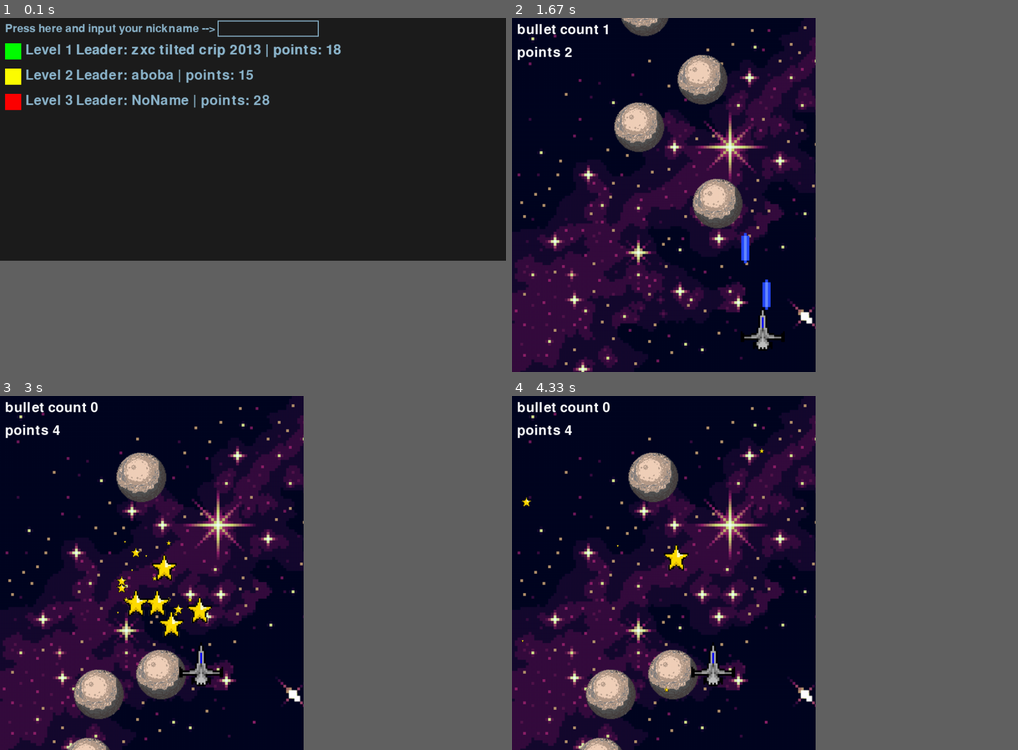
Above: before the commit, frames 1-4 (two rows, left to right).
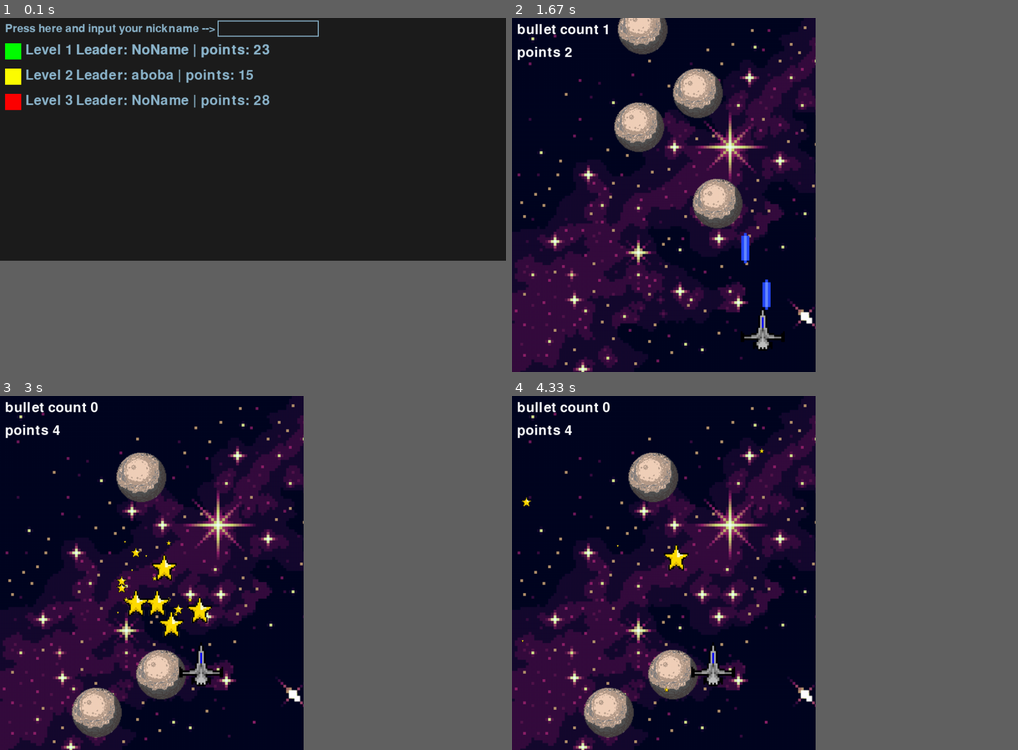
Above: after the commit, the same moments.

Repository: Igortopchik229/pygame-project
Game: pygame game, started from main.py
Two runs of this game, one before a commit and one after it. Both use one fixed random seed, a clock stepped at 60 frames per second and the inputs below.
Inputs (mouse positions are in pixels of both pictures, inside the frame that each line leads up to):
- Up to frame 1 (0.1 s): no input
- Up to frame 2 (1.67 s): click (527, 49) at 0.38 s; tap Space at 0.67, 1.07, 1.37, 1.62 s; hold Right 1-1.47 s; hold Up from 1.55 s (still down)
- Up to frame 3 (3 s): release Up at 1.85 s; hold Right 1.88-2.35 s; tap Space at 1.95, 2.25, 2.45, 2.75 s; hold Left 2.38-2.92 s
- Up to frame 4 (4.33 s): no input

The runs differ from the first frame. In frame 1, 0.7% of the frame differs, in the area x 26-68%, y 7-12%; in frame 2, 2.1%, in the area x 20-43%, y 0-29%; in frame 3, 1.7%; in frame 4, 1.7%.

Commit message:
ready + comments

Diff:
--- a/main.py
+++ b/main.py
@@ -3,21 +3,20 @@
 import sys
 from random import randint, choice
 
-hero_group = pg.sprite.Group()
-meteor_group = pg.sprite.Group()
-bullet_group = pg.sprite.Group()
-stars = pg.sprite.Group()
-screen = pg.display.set_mode((1000, 480))
-wight, height = size = 600, 700
-paused = 0
-nick = 'NoName'
-score_now = 0
-game_end = 0
-
-
-def load_image(name, colorkey=None):
+hero_group = pg.sprite.Group()  # sprite group for player
+meteor_group = pg.sprite.Group()  # sprite group for meteorites
+bullet_group = pg.sprite.Group()  # sprite group for meteorites
+stars = pg.sprite.Group()  # sprite group for stars(animation)
+screen = pg.display.set_mode((1000, 480))  # start menu window
+wight, height = size = 600, 700  # display size for game
+paused = 0  # flag for pause
+nick = 'NoName'  # default nick
+score_now = 0  # score
+game_end = 0  # flag for detect lose
+
+
+def load_image(name, colorkey=None):  # function for load image
     fullname = os.path.join('data', name)
-    # если файл не существует, то выходим
     if not os.path.isfile(fullname):
         print(f"Файл с изображением '{fullname}' не найден")
         sys.exit()
@@ -35,31 +34,31 @@
 class Player(pg.sprite.Sprite):
     def __init__(self, level):
         super().__init__(hero_group)
-        self.v = 7
-        self.image = load_image('player.png')
-        self.rect = self.image.get_rect()
-        self.size = self.image.get_size()
-        self.rect.y = height - self.size[1]
-        self.rect.x = (wight - self.size[0]) // 2
-        self.mask = pg.mask.from_surface(self.image)
-
-    def move_r(self):
+        self.v = 7  # speed
+        self.image = load_image('player.png')  # player image
+        self.rect = self.image.get_rect()  # player rect
+        self.size = self.image.get_size()  # size image
+        self.rect.y = height - self.size[1]  # start position y
+        self.rect.x = (wight - self.size[0]) // 2  # start position x
+        self.mask = pg.mask.from_surface(self.image)  # image mask
+
+    def move_r(self):  # move right
         if self.rect.x + self.v <= wight - self.size[0]:
             self.rect.x += self.v
 
-    def move_l(self):
+    def move_l(self):  # move left
         if self.rect.x - self.v >= 0:
             self.rect.x -= self.v
 
-    def move_u(self):
+    def move_u(self):  # move up
         if self.rect.y - self.v >= 0:
             self.rect.y -= self.v
 
-    def move_d(self):
+    def move_d(self):  # move down
         if self.rect.y + self.v <= height - self.size[1]:
             self.rect.y += self.v
 
-    def update(self):
+    def update(self):  # kill player sprite if game end == 1
         if game_end:
             self.kill()
 
@@ -67,43 +66,43 @@
 class Meteor(pg.sprite.Sprite):
     def __init__(self, level):
         super().__init__(meteor_group)
-        self.level = level
-        self.image = load_image('meteor.png')
-        self.size = self.image.get_size()
-        self.rect = self.image.get_rect()
-        self.rect.y = randint(-3 * self.size[-1], -self.size[1])
-        self.rect.x = randint(0, wight - self.size[0])
-        self.vx = randint(-4, 4)
-        self.vy = randint(5, 9)
-        self.collides_count_player = 0
-        self.collides_count_bullet = 0
-        self.mask = pg.mask.from_surface(self.image)
-
-    def new_meteor(self):
-        self.rect.y = -self.size[1]
-        self.rect.x = randint(0, wight - self.size[0])
+        self.level = level  # level
+        self.image = load_image('meteor.png')  # meteorite image
+        self.rect = self.image.get_rect()  # size image
+        self.size = self.image.get_size()  # rect size
+        self.rect.y = randint(-3 * self.size[-1], -self.size[1])  # start position y
+        self.rect.x = randint(0, wight - self.size[0])  # start position x
+        self.vx = randint(-4, 4)  # speed x
+        self.vy = randint(5, 10)  # speed y
+        self.collides_count_player = 0  # collides with player
+        self.collides_count_bullet = 0  # collides with bullet
+        self.mask = pg.mask.from_surface(self.image)  # mask image
+
+    def new_meteor(self):  # respawn meteorite
+        self.rect.y = -self.size[1]  # start position y
+        self.rect.x = randint(0, wight - self.size[0])  # start position x
         self.vx = randint(-4, 4)
         self.vy = randint(5, 10)
 
     def update(self):
         global game_end, score_now
-        self.rect.x += self.vx
-        self.rect.y += self.vy
+        self.rect.x += self.vx  # move x
+        self.rect.y += self.vy  # move y
         if self.rect.x > wight or self.rect.x < -self.size[0] or self.rect.y > size[1] + self.size[1]:
-            self.new_meteor()
-        if pg.sprite.collide_mask(self, player):
+            self.new_meteor()  # if meteor not on display
+        if pg.sprite.collide_mask(self, player):  # collide with player
             self.collides_count_player += 1
-            if self.collides_count_player == 2:
-                game_end = 1
+            if self.collides_count_player == 2:  # if 2 collides with player
+                game_end = 1  # lose
         else:
             self.collides_count_player = 0
-        if pg.sprite.spritecollide(self, bullet_group, False):
+        if pg.sprite.spritecollide(self, bullet_group, False):  # collide with bullet group
             self.collides_count_bullet += 1
             if self.collides_count_bullet == 2:
-                pg.sprite.spritecollide(self, bullet_group, True)
+                pg.sprite.spritecollide(self, bullet_group, True)  # destroy bullet
                 score_now += 1
                 self.collides_count_bullet = 0
-                self.new_meteor()
+                self.new_meteor()  # respawn meteor
         else:
             self.collides_count_bullet = 0
 
@@ -111,18 +110,19 @@
 class Bullet(pg.sprite.Sprite):
     def __init__(self, pos):
         super().__init__(bullet_group)
-        self.image = load_image('bullet.png')
-        self.size = self.image.get_size()
-        self.rect = self.image.get_rect()
-        self.rect.x = pos[0]
-        self.rect.y = pos[1] - self.size[1]
-        self.vy = 8
-        self.mask = pg.mask.from_surface(self.image)
-        self.collides_count_meteor = 0
+        self.image = load_image('bullet.png')  # bullet image
+        self.size = self.image.get_size()  # image size
+        self.rect = self.image.get_rect()  # rect
+        self.rect.x = pos[0]  # start position x
+        self.rect.y = pos[1] - self.size[1]  # start position y
+        self.vy = 8  # speed
+        self.mask = pg.mask.from_surface(self.image)  # image mask
 
     def update(self):
-        # print(self.rect.x, self.rect.y)
-        self.rect.y -= self.vy
+        if self.rect.y - self.vy > -self.size[1]:  # if bullet on display
+            self.rect.y -= self.vy  # move up
+        else:
+            self.kill()  # destroy bullet
 
 
 class Particle(pg.sprite.Sprite):
@@ -157,20 +157,22 @@
 
 
 def main():
-    global nick
-    pg.display.set_caption('spaceship vs meteorites')
-    screen = pg.display.set_mode((1000, 480))
-    font_input = pg.font.Font(None, 32)
-    input_box = pg.Rect(430, 5, 140, 32)
-    level_1_text = pg.font.Font(None, 40)
-    level_2_text = pg.font.Font(None, 40)
-    level_3_text = pg.font.Font(None, 40)
-    level_1_box = pg.Rect(10, 50, 32, 32)
-    level_2_box = pg.Rect(10, 100, 32, 32)
-    level_3_box = pg.Rect(10, 150, 32, 32)
+    global nick, screen  # global nick name, screen
+    pg.display.set_caption('spaceship vs meteorites')  # caption
+    screen = pg.display.set_mode((1000, 480))  # screen menu
+    font_input = pg.font.Font(None, 32)  # font input
+    input_box = pg.Rect(430, 5, 140, 32)  # input box
+    level_1_text = pg.font.Font(None, 40)  # font lvl1
+    level_2_text = pg.font.Font(None, 40)  # font lvl2
+    level_3_text = pg.font.Font(None, 40)  # font lvl3
+    level_1_box = pg.Rect(10, 50, 32, 32)  # level1 button
+    level_2_box = pg.Rect(10, 100, 32, 32)  # level2 button
+    level_3_box = pg.Rect(10, 150, 32, 32)  # level 3 button
     clock = pg.time.Clock()
-    color_inactive = pg.Color('lightskyblue3')
-    file = open('scores.txt', 'r', encoding='utf8')
+    color_inactive = pg.Color('lightskyblue3')  # color input box not active
+    file = open('scores.txt', 'r', encoding='utf8')  # open score file
+
+    # work with text and file
     scores = file.readlines()
     level_1_score = scores[0].split(' ')
     level_2_score = scores[1].split(' ')
@@ -185,53 +187,55 @@
     color_active = pg.Color('dodgerblue2')
     manual_nick = pg.font.Font(None, 32)
     text_manual = 'Press here and input your nickname -->'
+
     color = color_inactive
-    active = False
-    text = ''
-    nick = 'NoName'
-    running = False
-    while not running:
-
-        for event in pg.event.get():
-            if event.type == pg.QUIT:
-                running = True
-            if event.type == pg.MOUSEBUTTONDOWN:
-                if input_box.collidepoint(event.pos):
+    active = False  # flag input box active
+    text = ''  # input text
+    nick = 'NoName'  # default nick
+    stop = False
+    while not stop:  # menu cycle
+        for event in pg.event.get():  # check events
+            if event.type == pg.QUIT:  # if close window
+                stop = True  # stop
+            if event.type == pg.MOUSEBUTTONDOWN:  # if mouse click
+                if input_box.collidepoint(event.pos):  # if mouse click in input box
                     active = not active
                 else:
                     active = False
                 color = color_active if active else color_inactive
-                if level_1_box.collidepoint(event.pos):
+                if level_1_box.collidepoint(event.pos):  # if click on lvl1
                     return 1
-                if level_2_box.collidepoint(event.pos):
+                if level_2_box.collidepoint(event.pos):  # if click on lvl2
                     return 2
-                if level_3_box.collidepoint(event.pos):
+                if level_3_box.collidepoint(event.pos):  # if click on lvl3
                     return 3
-            if event.type == pg.KEYDOWN:
+            if event.type == pg.KEYDOWN:  # if key down
                 if active:
-                    if event.key == pg.K_BACKSPACE:
+                    if event.key == pg.K_BACKSPACE:  # delete last sym from text
                         text = text[:-1]
-                    elif event.key == pg.K_RETURN:
+                    elif event.key == pg.K_RETURN:  # if enter
                         color = color_inactive
-                        active = False
+                        active = False  # input box not active
                     else:
-                        if len(text) < 34:
-                            text += event.unicode
+                        if len(text) < 34:  # max len nick 33
+                            text += event.unicode  # change text
                             nick = text
-        screen.fill((30, 30, 30))
-        txt_surface = font_input.render(text, True, color)
-        manual_r = manual_nick.render(text_manual, True, color_inactive)
-        lvl1 = level_1_text.render('Level 1', True, color_inactive)
-        lvl2 = level_2_text.render('Level 2', True, color_inactive)
-        lvl3 = level_3_text.render('Level 3', True, color_inactive)
+        screen.fill((30, 30, 30))  # gray color
+        txt_surface = font_input.render(text, True, color)  # render text
+        manual_r = manual_nick.render(text_manual, True, color_inactive)  # render text
+        lvl1 = level_1_text.render('Level 1', True, color_inactive)  # render text
+        lvl2 = level_2_text.render('Level 2', True, color_inactive)  # render text
+        lvl3 = level_3_text.render('Level 3', True, color_inactive)  # render text
         lvl1name = level_1_score_name.render(f'Leader: {level_1_score[0]} | points: {level_1_score[1][:-1]}',
-                                             True, color_inactive)
+                                             True, color_inactive)  # render text
         lvl2name = level_2_score_name.render(f'Leader: {level_2_score[0]} | points: {level_2_score[1][:-1]}',
-                                             True, color_inactive)
+                                             True, color_inactive)  # render text
         lvl3name = level_3_score_name.render(f'Leader: {level_3_score[0]} | points: {level_3_score[1]}',
-                                             True, color_inactive)
-        width = max(200, txt_surface.get_width()+10)
+                                             True, color_inactive)  # render text
+        width = max(200, txt_surface.get_width()+10)  # change width input box if nick don't fit
         input_box.w = width
+
+        # show text and buttons
         screen.blit(txt_surface, (input_box.x+5, input_box.y+5))
         screen.blit(manual_r, (10, 10))
         screen.blit(lvl1, (50, 50))
@@ -251,29 +255,40 @@
 
 
 def start_game(lvl):
-    global player, paused
+    global player, paused, screen  # global player, pause
     clock = pg.time.Clock()
     running = True
-    fps = 60
-    screen = pg.display.set_mode(size)
-    player = Player(lvl)
+    fps = 60  # fps
+    screen = pg.display.set_mode(size)  # screen game size
+    player = Player(lvl)  # player
     reload_1_bullet = pg.time.get_ticks()
-    bullets = 3 * lvl
-    bullets_text = pg.font.Font(None, 40)
-    score_text = pg.font.Font(None, 40)
-    animation_start = 0
-    background = load_image('background.png')
-    go_left, go_right, go_up, go_down = False, False, False, False
-    for i in range(lvl * 4):
+    bullets = 3 * lvl  # bullet count on lvl
+    bullets_text = pg.font.Font(None, 40)  # bullet font
+    score_text = pg.font.Font(None, 40)  # score font
+    animation_start = 0  # start animation flag
+    background = load_image('background.png')  # background image
+    go_left, go_right, go_up, go_down = False, False, False, False  # flag to move
+    for i in range(lvl * 4):  # generate meteorites on lvl
         Meteor(lvl)
     while running:
-        if not paused and not game_end:
-            if (pg.time.get_ticks() - reload_1_bullet) // 500 and bullets < 3 * lvl:
+        if not paused and not game_end:  # if not paused and not lose
+            if (pg.time.get_ticks() - reload_1_bullet) // 500 and bullets < 3 * lvl + 1:  # reload bullet
                 reload_1_bullet = pg.time.get_ticks()
                 bullets += 1
             for event in pg.event.get():
                 if event.type == pg.QUIT:
                     running = False
+
+                # moves with arrows
+                if event.type == pg.KEYUP:
+                    if event.key == pg.K_LEFT:
+                        go_left = False
+                    if event.key == pg.K_RIGHT:
+                        go_right = False
+                    if event.key == pg.K_UP:
+                        go_up = False
+                    if event.key == pg.K_DOWN:
+                        go_down = False
                 if event.type == pg.KEYDOWN:
                     if event.key == pg.K_LEFT:
                         go_left = True
@@ -283,21 +298,16 @@
                         go_up = True
                     if event.key == pg.K_DOWN:
                         go_down = True
+
+                    # shoot
                     if event.key == pg.K_SPACE:
                         if bullets:
                             Bullet((player.rect.x + player.size[0] // 2, player.rect.y))
                             bullets -= 1
                     if event.key == pg.K_p:
                         paused = (paused + 1) % 2
-                if event.type == pg.KEYUP:
-                    if event.key == pg.K_LEFT:
-                        go_left = False
-                    if event.key == pg.K_RIGHT:
-                        go_right = False
-                    if event.key == pg.K_UP:
-                        go_up = False
-                    if event.key == pg.K_DOWN:
-                        go_down = False
+
+            # move
             if go_right:
                 player.move_r()
             if go_left:
@@ -306,25 +316,28 @@
                 player.move_u()
             if go_down:
                 player.move_d()
-            screen.blit(background, (0, 0))
+
+            screen.blit(background, (0, 0))  # background
+            hero_group.draw(screen)  # draw sprites
+            meteor_group.draw(screen)  # draw sprites
+            bullet_group.draw(screen)  # draw sprites
+            bullet_group.update()  # update sprites
+            meteor_group.update()  # update sprites
+
+            # show and render text
             text_bullets = bullets_text.render(f'bullet count {bullets}', True, pg.Color('white'))
             text_score = score_text.render(f'points {score_now}', True, pg.Color('white'))
-            hero_group.draw(screen)
-            meteor_group.draw(screen)
-            bullet_group.draw(screen)
-            bullet_group.update()
-            meteor_group.update()
             screen.blit(text_bullets, (10, 10))
             screen.blit(text_score, (10, 55))
             clock.tick(fps)
             pg.display.flip()
-        elif game_end:
+        elif game_end:  # if lose
             if not animation_start:
-                animation_start = pg.time.get_ticks()
+                animation_start = pg.time.get_ticks()  # start animation time
                 numbers = range(-5, 6)
-                for _ in range(score_now * 5):
+                for _ in range(score_now * 5):  # stars count
                     Particle((wight // 2, height // 2), choice(numbers), choice(numbers))
-            if (pg.time.get_ticks() - animation_start) // 1000 > 4:
+            if (pg.time.get_ticks() - animation_start) // 1000 > 4:  # finish animation (4 sec)
                 return screen
             screen.blit(background, (0, 0))
             text_bullets = bullets_text.render(f'bullet count {bullets}', True, pg.Color('white'))
@@ -341,6 +354,8 @@
             for event in pg.event.get():
                 if event.type == pg.QUIT:
                     running = False
+
+                # move
                 if event.type == pg.KEYDOWN:
                     if event.key == pg.K_p:
                         paused = (paused + 1) % 2
@@ -365,14 +380,14 @@
 
 def game_over(scr, lvl, screen):
     global nick
-    if not nick:
+    if not nick:  # if nick == ''
         nick = 'NoName'
-    file = open('scores.txt', 'r', encoding='utf8')
+    file = open('scores.txt', 'r', encoding='utf8')  # open file with score
     lines = file.readlines()
     if int(lines[lvl - 1].split()[-1]) < scr:
         lines[lvl - 1] = nick + ' ' + str(scr) + '\n'
     file.close()
-    file = open('scores.txt', 'w+', encoding='utf8')
+    file = open('scores.txt', 'w+', encoding='utf8')  # write new file with record
     file.write(lines[0])
     file.write(lines[1])
     file.write(lines[2])
@@ -381,24 +396,18 @@
     text_try_again = pg.font.Font(None, 40)
     tta = text_try_again.render('Try again', True, pg.Color('white'))
     box_try_again = pg.Rect(wight // 2 - tta.get_size()[0] // 2 - 3, height // 2 - tta.get_size()[1] // 2 - 3,
-                            tta.get_size()[0] + 6, tta.get_size()[1] + 6)
+                            tta.get_size()[0] + 6, tta.get_size()[1] + 6)  # button try again
     text_go_menu = pg.font.Font(None, 40)
     tga = text_go_menu.render('Go menu', True, pg.Color('white'))
     box_go_menu = pg.Rect(wight // 2 - tga.get_size()[0] // 2 - 3, height // 2 - tga.get_size()[1] // 2 - 3 + 50,
-                            tga.get_size()[0] + 6, tga.get_size()[1] + 6)
+                            tga.get_size()[0] + 6, tga.get_size()[1] + 6)  # button go menu
     text_exit = pg.font.Font(None, 40)
     te = text_exit.render('Close game', True, pg.Color('white'))
     box_exit = pg.Rect(wight // 2 - te.get_size()[0] // 2 - 3, height // 2 - te.get_size()[1] // 2 - 3 + 100,
-                            te.get_size()[0] + 6, te.get_size()[1] + 6)
-    # numbers = range(-5, 6)
-    # for _ in range(score_now * 3):
-    #     Particle((wight // 2, height // 2), choice(numbers), choice(numbers))
+                            te.get_size()[0] + 6, te.get_size()[1] + 6)  # button close game
+
     while running:
-        pg.draw.rect(screen, pg.Color('white'), box_exit, 3)
-        pg.draw.rect(screen, pg.Color('white'), box_go_menu, 3)
         for event in pg.event.get():
-            if event.type == pg.QUIT:
-                running = True
             if event.type == pg.MOUSEBUTTONDOWN:
                 if box_try_again.collidepoint(event.pos):
                     return 1
@@ -406,16 +415,19 @@
                     return 2
                 if box_exit.collidepoint(event.pos):
                     return 3
+        pg.draw.rect(screen, pg.Color('white'), box_exit, 3)
+        pg.draw.rect(screen, pg.Color('white'), box_go_menu, 3)
+        pg.draw.rect(screen, pg.Color('white'), box_try_again, 3)
+
+        # show text
         screen.blit(tta, (wight // 2 - tta.get_size()[0] // 2, height // 2 - tta.get_size()[1] // 2))
         screen.blit(tga, (wight // 2 - tga.get_size()[0] // 2, height // 2 - tga.get_size()[1] // 2 + 50))
         screen.blit(te, (wight // 2 - te.get_size()[0] // 2, height // 2 - te.get_size()[1] // 2 + 100))
-        pg.draw.rect(screen, pg.Color('white'), box_try_again, 2)
-        # stars.draw(screen)
-        # stars.update()
+
         pg.display.flip()
 
 
-def update_sprites():
+def update_sprites():  # clear all sprites, score, flags
     global hero_group, meteor_group, bullet_group, paused, score_now, game_end
     hero_group = pg.sprite.Group()
     meteor_group = pg.sprite.Group()
@@ -432,16 +444,15 @@
     screen = start_game(lvl)
     mode = game_over(score_now, lvl, screen)
     while not close:
-        if mode == 1:
+        if mode == 1:  # mode 1 try again
             update_sprites()
             screen = start_game(lvl)
             mode = game_over(score_now, lvl, screen)
-        elif mode == 2:
-            nick = 'NoName'
+        elif mode == 2:  # mode 2 go menu
             update_sprites()
             lvl = main()
             screen = start_game(lvl)
             mode = game_over(score_now, lvl, screen)
-        else:
+        else:  # mode 3 close game
             close = True
     pg.quit()
--- a/scores.txt
+++ b/scores.txt
@@ -1,3 +1,3 @@
-zxc tilted crip 2013 18
+NoName 23
 aboba 15
 NoName 28
